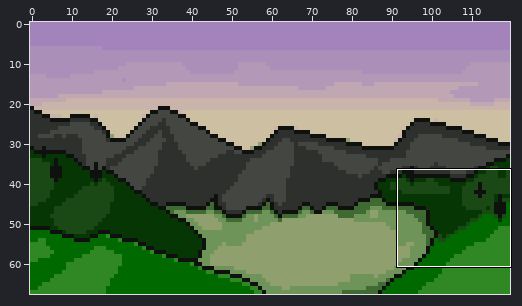
Sprite sheet -- Davrobnoesim/Assets/_Game/Resources/gfx/title_bg.png. Above, an overview of the earlier version with the close-up marked.
Close-up. As it was:
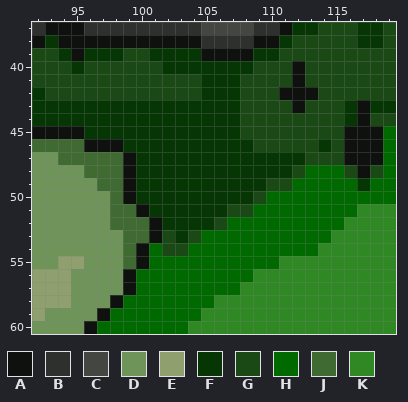
The file is 120x68 pixels. Shown: x 92..119, y 37..60.
Palette (. is transparent): A #0e110d  B #2e302d  C #444642  D #6f9459  E #8f9f6e  F #063604  G #1a4916  H #006900  J #3f6a31  K #2f8824
Pixels before, first column x 92:
37 BAAABBBBBBBBBCCCCBBAFFGGGFFG
38 AFAAAAAAAAAAABBBBAAFGGGGGFFG
39 GGFAFFFGGFFFFAAAAFFGGGGGGGGG
40 GGGFGGGGGGFFFFFFFGGGAGGGGGGG
41 GGGGGGGGGGGGGFFFGGGGAGGGGGGG
42 FGGGGGGGGGGGGFFFGGGAAAGGGGGG
43 FFFFFFFFFFFFFFFFGGGGAGGGFAFF
44 FFFFFFFFFFFFFFFFGGGGGGGGFAGG
45 AAAAFFFFFFFFFFFFGGGGGGGGAAAH
46 JJJJAAAFFFFFFFFFFGGGGGFGAAAH
47 DDJJJJJAFFFFFFFFFFFFFGGGAAAH
48 DDDDJJJAFFFFFFFFFFFFGHHHGAGH
49 DDDDDJJAFFFFFFFFFFGGHHHHHFHH
50 DDDDDDJAFFFFFFFFFGHHHHHHHHHH
51 DDDDDDJJAFFFFFFGGHHHHHHHHKKK
52 DDDDDDJJJAFFFFGHHHHHHHHHKKKK
53 DDDDDDDJJAGFGHHHHHHHHHHKKKKK
54 DDDDDDDJAHGGHHHHHHHHHHKKKKKK
55 DDEEDDDJAHHHHHHHHHHKKKKKKKKK
56 EEEDDDDAHHHHHHHHHKKKKKKKKKKK
57 EEEDDDDAHHHHHHHHKKKKKKKKKKKK
58 EEEDDDAHHHHHHHKKKKKKKKKKKKKK
59 EDDDDAHHHHHHHKKKKKKKKKKKKKKK
60 DDDDAHHHHHHHKKKKKKKKKKKKKKKK
The same view after the edit:
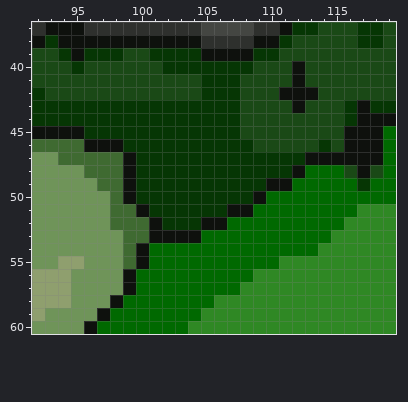
Change:
{"y":44,"x":118,"old":"GG","new":"AA"}
{"y":47,"x":113,"old":"GGG","new":"AAA"}
{"y":48,"x":112,"old":"G","new":"A"}
{"y":49,"x":110,"old":"GG","new":"AA"}
{"y":50,"x":109,"old":"G","new":"A"}
{"y":51,"x":107,"old":"GG","new":"AA"}
{"y":52,"x":105,"old":"FG","new":"AA"}
{"y":53,"x":102,"old":"GFG","new":"AAA"}
{"y":54,"x":102,"old":"GG","new":"HH"}
